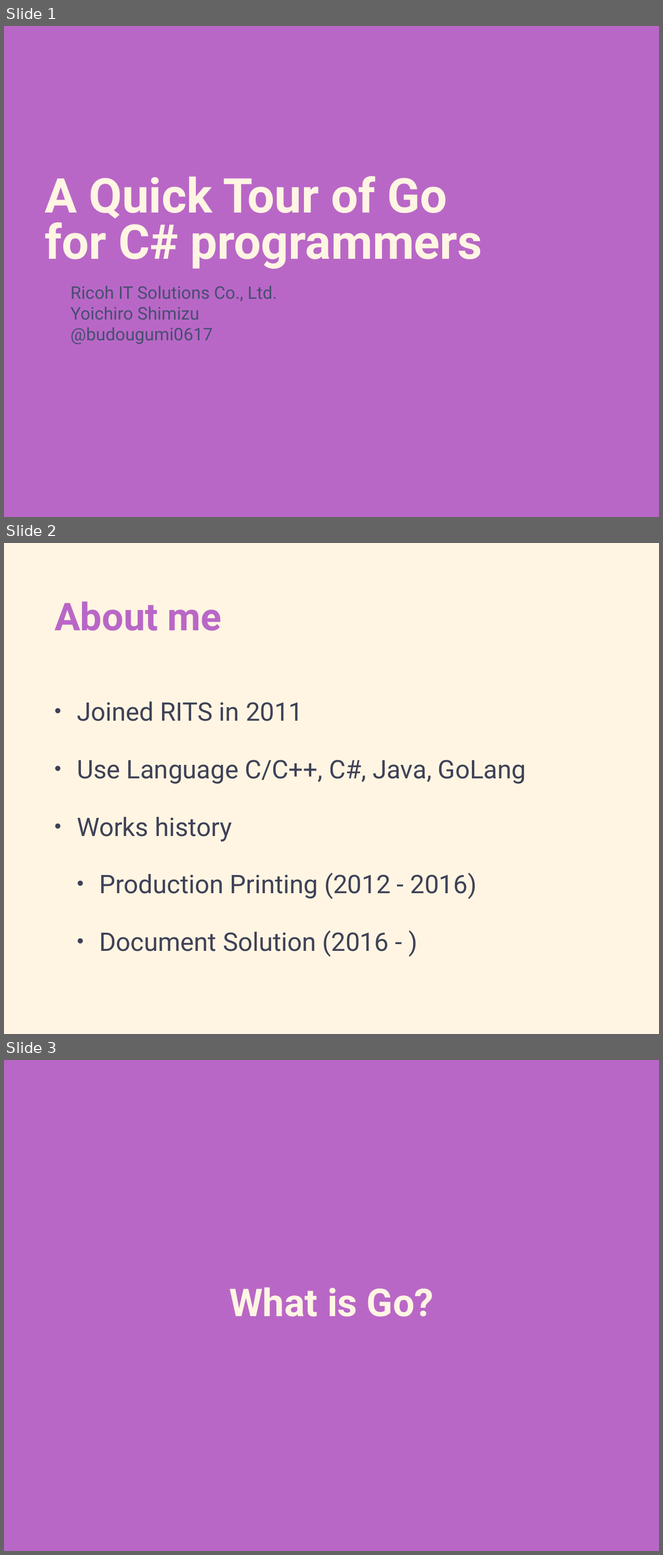
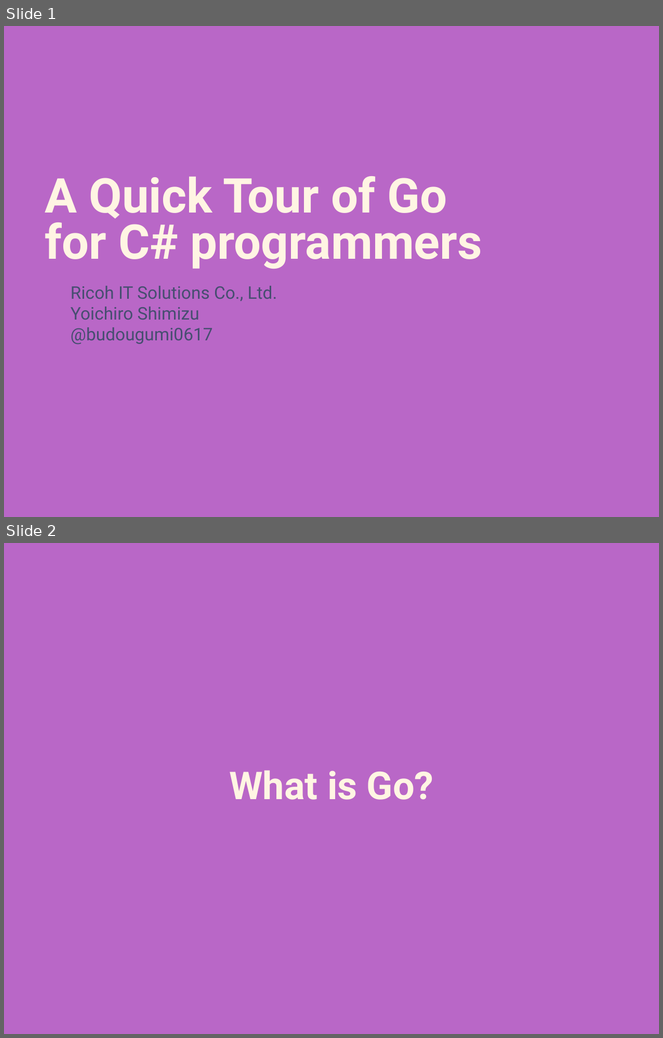
Before and after one commit to budougumi0617/gopl, a slide deck: docs/161021_golang_csharp.pptx. Shown one above the other, each under a label of ours: slides 1, 2 and 3 before the commit, slides 1 and 2 after it. The pictures are 663x1555 and 663x1038 pixels, drawn with LibreOffice and Linux fonts; fonts in the diff are those of the drawing. Boxes give left, top, right and bottom in pixels: in the first picture for what was removed or moved away, otherwise in the second. Text is boxed around its words. In the diff, an @@ line names an element or a change of style, - is before the commit and + after.

```diff
--- a/docs/161021_golang_csharp.pptx
+++ b/docs/161021_golang_csharp.pptx
@@ slide 2 removed at <box>4,543,659,1034</box>, background #FFF5E2 @@
@@ title removed at <box>54,601,222,631</box> @@
-About me
@@ text removed at <box>77,702,526,957</box> @@
-• Joined RITS in 2011
-• Use Language C/C++, C#, Java, GoLang
-• Works history
-  • Production Printing (2012 - 2016)
-  • Document Solution (2016 - )
@@ what was slide 3 is now slide 2 @@
```
Also in this commit, not shown: 1 slide changed.
